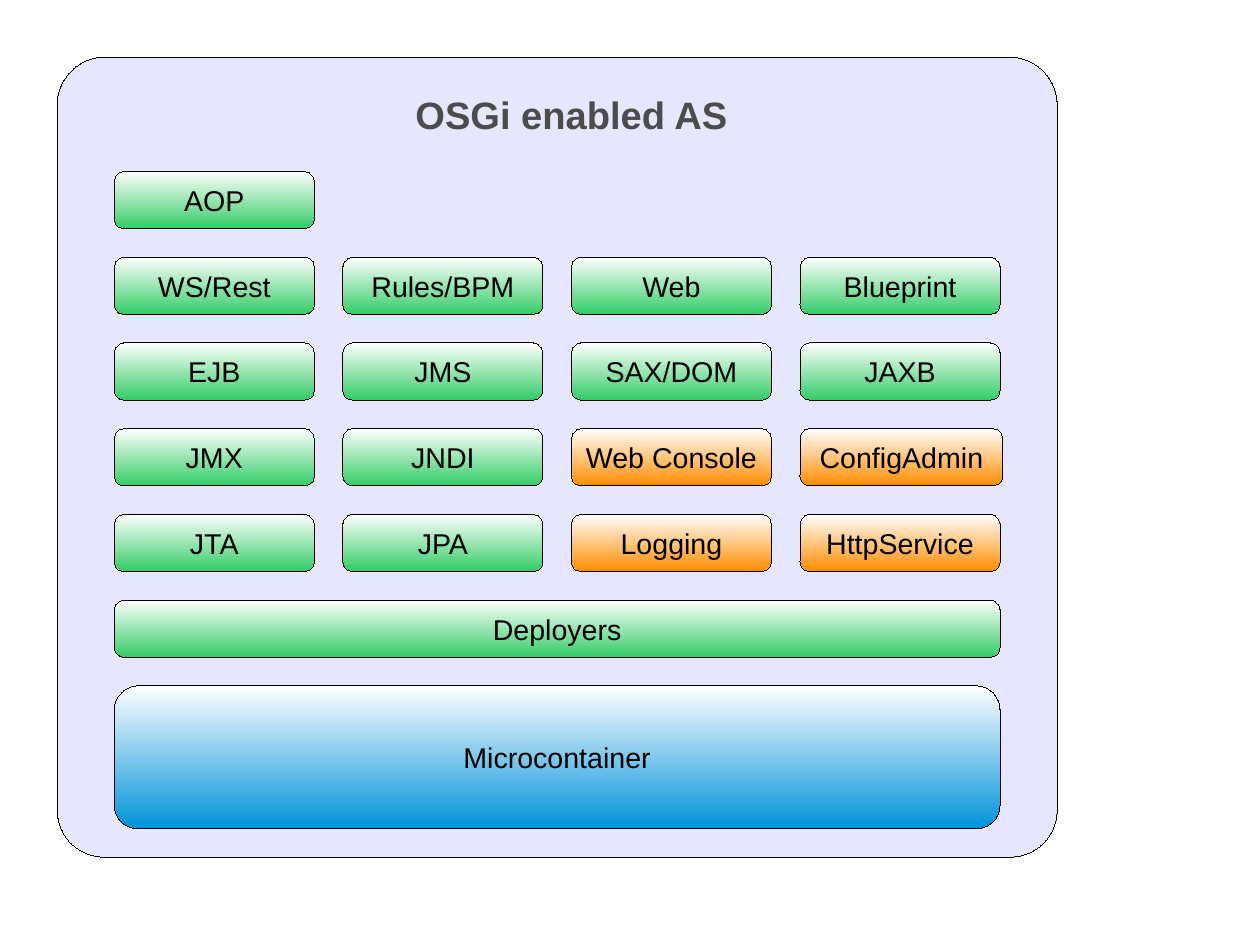
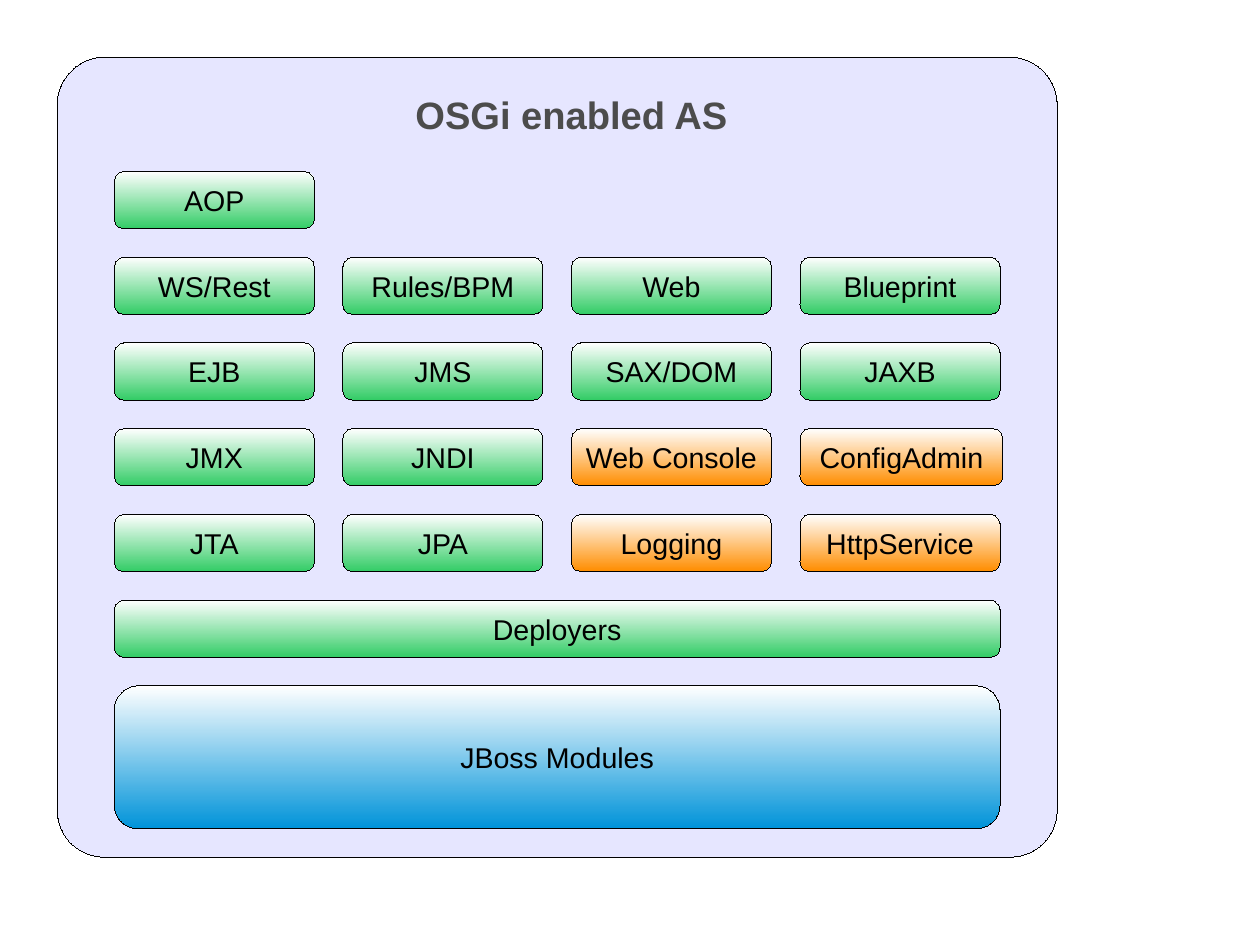
Before and after one commit to darranl/jbosgi, a slide deck: slide 4 of distribution/docbook/src/main/graphics/jbossosgi-runtime.odp. Drawn at 1260x945 pixels with LibreOffice and Linux fonts; fonts in the diff are those of the drawing. Boxes give left, top, right and bottom in pixels: in the first picture for what was removed or moved away, otherwise in the second. Text is boxed around its words. In the diff, an @@ line names an element or a change of style, - is before the commit and + after.

```diff
--- a/distribution/docbook/src/main/graphics/jbossosgi-runtime.odp
+++ b/distribution/docbook/src/main/graphics/jbossosgi-runtime.odp
@@ text in rounded rectangle at <box>460,746,654,769</box>: text changed @@
-Microcontainer
+JBoss Modules
```
Also in this commit, not shown: 1 other slide changed, 3 other files.
